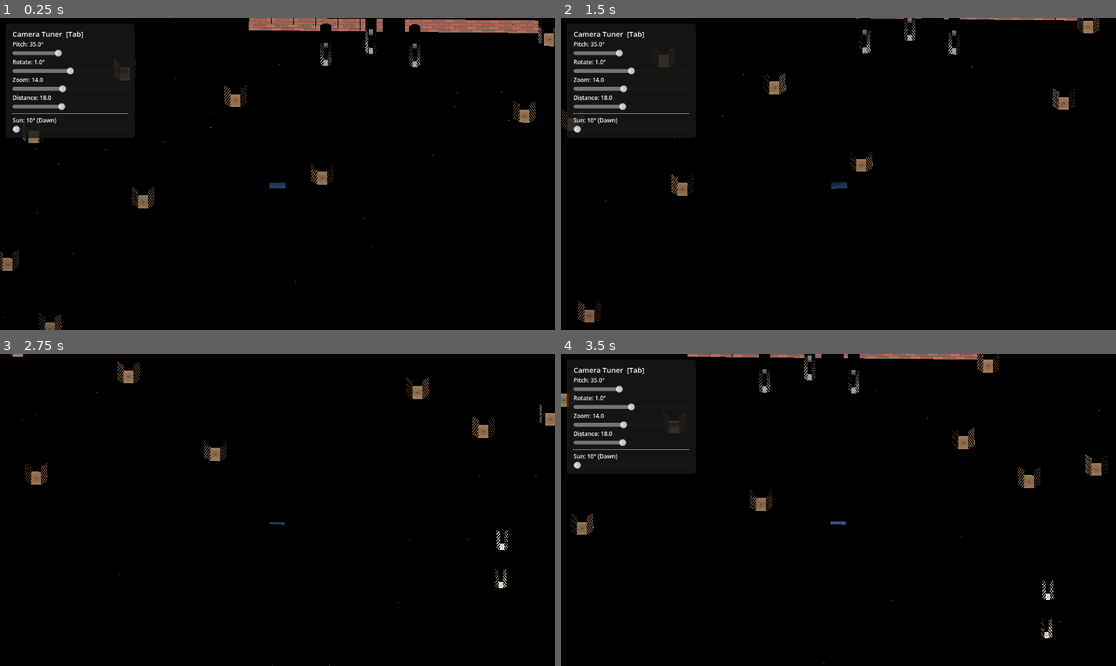
Above: before the commit, frames 1-4 (two rows, left to right).
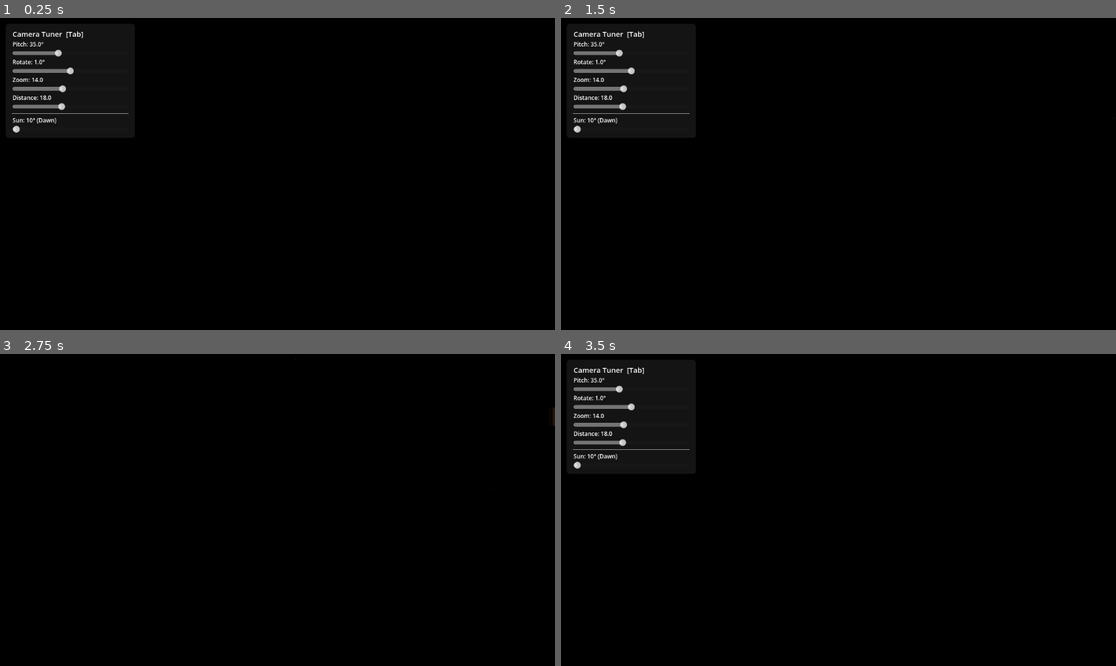
Above: after the commit, the same moments.

Repository: ninthfreak/ActionAdventureVoxel
Game: Godot game, scene res://scenes/main.tscn
Same seed, same stepped clock (60 frames per second), same inputs: the game is played once before the commit and once after it.
Inputs:
- Up to frame 1 (0.25 s): no input
- Up to frame 2 (1.5 s): tap Enter at 0.5 s; hold D (move_right) 0.53-1.28 s; hold Tab (toggle_tuner) 0.53-1.28 s; tap Space at 1.25 s; hold S (move_down) from 1.28 s (still down); tap Tab (toggle_tuner) at 1.35 s
- Up to frame 3 (2.75 s): release S (move_down) at 2.03 s; hold D (move_right) from 2.03 s (still down); hold Tab (toggle_tuner) from 2.03 s (still down)
- Up to frame 4 (3.5 s): release D (move_right) at 2.78 s; release Tab (toggle_tuner) at 2.78 s; hold W (move_up) from 2.78 s (still down); tap Tab (toggle_tuner) at 2.85 s

The runs differ from the first frame. In frame 1, 2.9% of the frame differs, in the area x 0-100%, y 0-100%; in frame 2, 1.3%; in frame 3, 0.8%; in frame 4, 1.7%.

Commit message:
Revert "Fix face winding in OBJ parser to correct culling on all faces"
This reverts commit d3a933837e1de8cbde285a6f1ba82208257ac9bd.

Diff:
--- a/scripts/obj_loader.gd
+++ b/scripts/obj_loader.gd
@@ -57,22 +57,12 @@
 				var pair := p[i].split("//")
 				face_v.append(int(pair[0]) - 1)
 				face_n.append(int(pair[1]) - 1)
+			# Fan-triangulate (works for quads and n-gons)
 			for i in range(1, face_v.size() - 1):
-				var v0 := verts[face_v[0]]
-				var v1 := verts[face_v[i]]
-				var v2 := verts[face_v[i + 1]]
-				var n0 := norms[face_n[0]]
-				var n1 := norms[face_n[i]]
-				var n2 := norms[face_n[i + 1]]
-				var face_cross := (v1 - v0).cross(v2 - v0)
-				if face_cross.dot(n0) < 0.0:
-					var tmp_v := v1; v1 = v2; v2 = tmp_v
-					var tmp_n := n1; n1 = n2; n2 = tmp_n
-				tri_v.append(v0); tri_v.append(v1); tri_v.append(v2)
-				tri_n.append(n0); tri_n.append(n1); tri_n.append(n2)
-				tri_c.append(cur_color)
-				tri_c.append(cur_color)
-				tri_c.append(cur_color)
+				for idx in [0, i, i + 1]:
+					tri_v.append(verts[face_v[idx]])
+					tri_n.append(norms[face_n[idx]])
+					tri_c.append(cur_color)
 	f.close()
 
 	var mesh := ArrayMesh.new()
